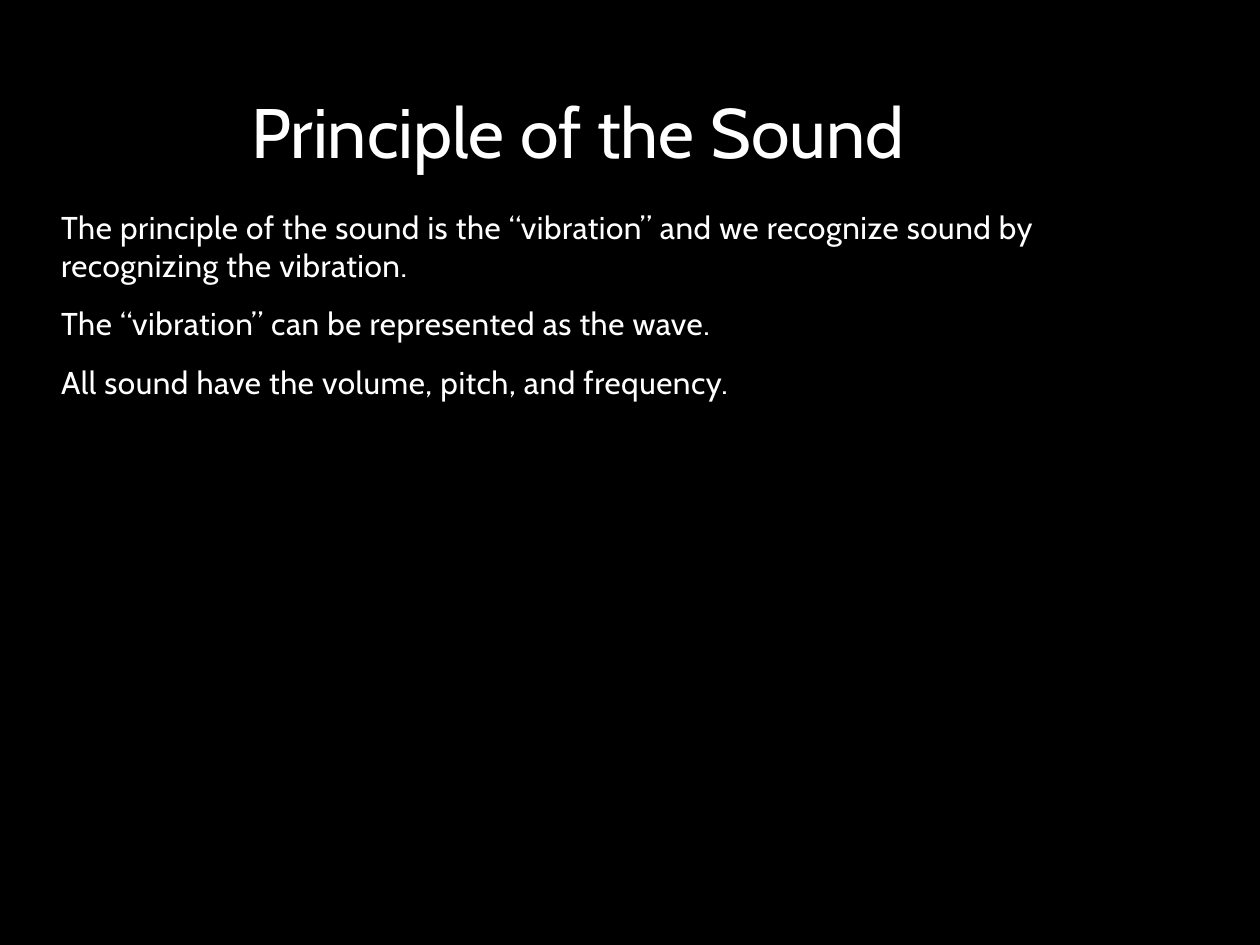
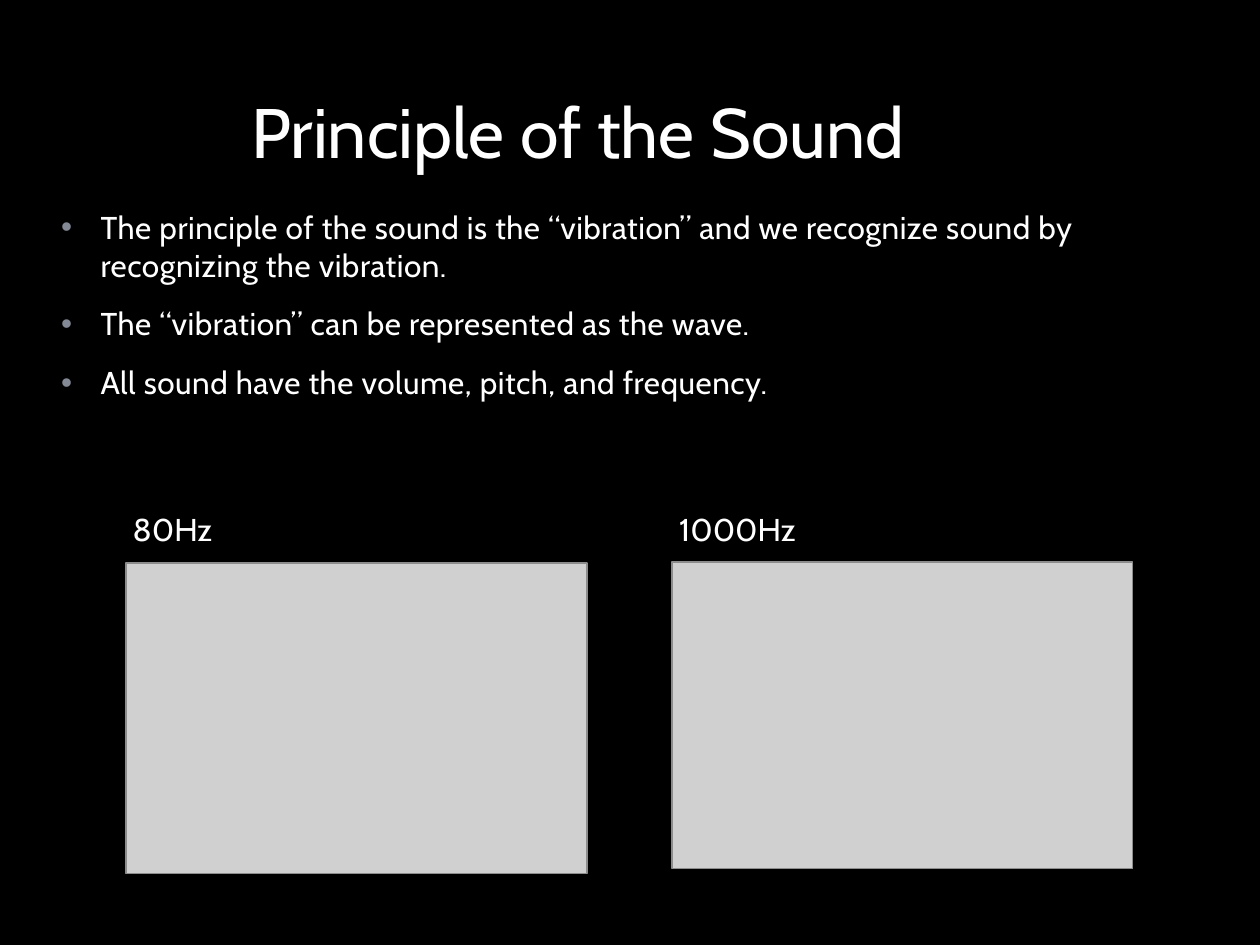
Before and after one commit to jjliang/5x5x5LEDCubeArduino, a slide deck: slide 13 of 5x5x5 LED Cube.pptx (slide 12 before the commit). Drawn at 1260x945 pixels with LibreOffice and Linux fonts; fonts in the diff are those of the drawing; grey boxes stand for pictures; background and template pictures are left out. Boxes give left, top, right and bottom in pixels: in the first picture for what was removed or moved away, otherwise in the second. Text is boxed around its words. In the diff, an @@ line names an element or a change of style, - is before the commit and + after.

```diff
--- a/5x5x5 LED Cube.pptx
+++ b/5x5x5 LED Cube.pptx
@@ text "The principle of the sound ..." at (x1=101, y1=215, x2=1072, y2=401): bullet none to • @@
@@ text added at (x1=133, y1=518, x2=796, y2=542), 18 pt, text #FFFFFF @@
+80Hz 1000Hz
@@ picture added at (x1=126, y1=563, x2=587, y2=874) @@
@@ picture added at (x1=672, y1=562, x2=1133, y2=868) @@
```
Also in this commit, not shown: 9 other slides changed, 3 slides added.
